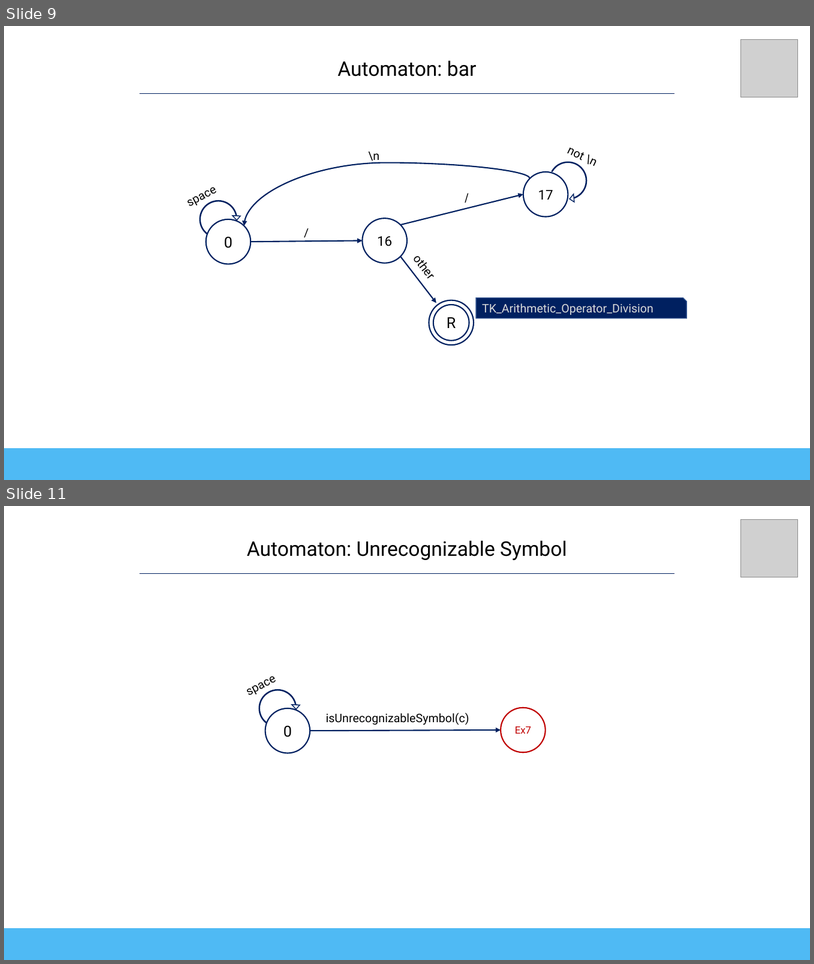
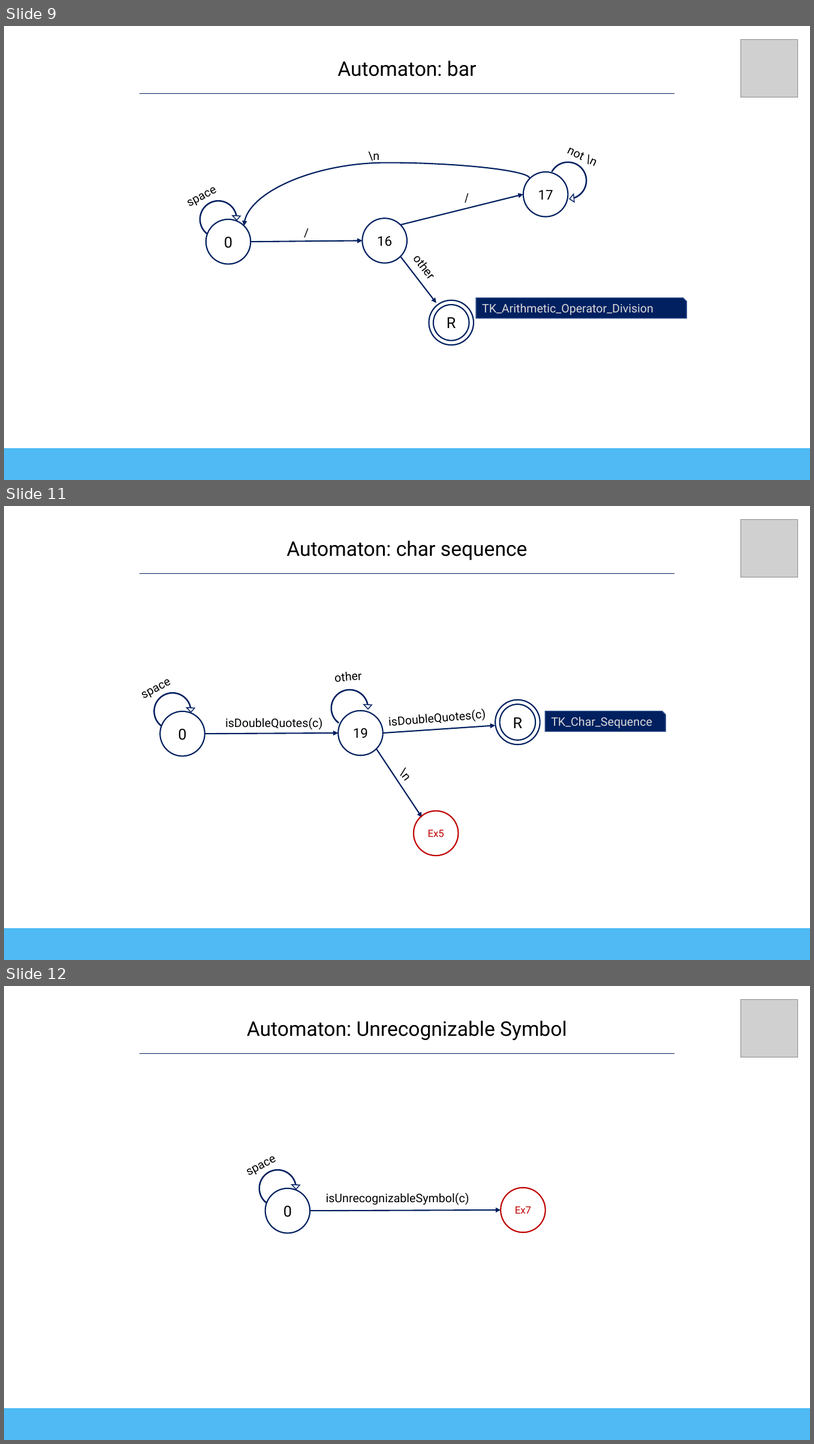
Before and after one commit to karo-txs/Pavo, a slide deck: docs/PavoAutomatons.pptx. Shown one above the other, each under a label of ours: slides 9 and 11 before the commit, slides 9, 11 and 12 after it; the slides between them are not shown. The pictures are 814x964 and 814x1444 pixels, drawn with LibreOffice and Linux fonts; fonts in the diff are those of the drawing; grey boxes stand for pictures. Boxes give left, top, right and bottom in pixels: in the first picture for what was removed or moved away, otherwise in the second. Text is boxed around its words. In the diff, an @@ line names an element or a change of style, - is before the commit and + after.

```diff
--- a/docs/PavoAutomatons.pptx
+++ b/docs/PavoAutomatons.pptx
@@ slide 11 added at [4,506,810,960], background #FFFFFF @@
@@ picture added at [741,519,798,577] @@
@@ text added at [287,540,528,560], 24 pt, text #000000 @@
+Automaton: char sequence
@@ line added from (140, 574) to (675, 574), #002060 0.5 pt @@
@@ text added at [131,666,185,707], 14 pt, text #000000 @@
+space
@@ circular arrow added at [327,685,372,730], outline #002060 1 pt @@
@@ text added at [335,672,362,682], 14 pt, text #000000 @@
+other
@@ circular arrow added at [150,688,195,733], outline #002060 1 pt @@
@@ donut added at [496,700,540,744], outline #002060 1.5 pt, 18 pt, text #000000 @@
+R
@@ ellipse added at [160,711,205,756], outline #002060 1.5 pt, 18 pt, text #000000 @@
+0
@@ text added at [225,717,323,730], 14 pt, text #000000 @@
+isDoubleQuotes(c)
@@ ellipse added at [339,711,383,755], outline #002060 1.5 pt, 16 pt, text #000000 @@
+19
@@ text added at [466,708,486,721], 14 pt, text #000000 @@
+isDoubleQuotes(c)
@@ snip rect added at [545,711,666,732], fill #002060, outline #325491 1 pt @@
@@ text added at [551,717,653,728], 14 pt, text #D9D9D9 @@
+TK_Char_Sequence
@@ arrow added from (205, 733) to (339, 733), #002060 1.5 pt @@
@@ arrow added from (383, 733) to (496, 726), #002060 1.5 pt @@
@@ arrow added from (377, 748) to (422, 817), #002060 1.5 pt @@
@@ text added at [396,773,414,781], 14 pt, text #000000 @@
+\n
@@ ellipse added at [414,811,459,856], outline #C00000 1.5 pt, 12 pt, text #C00000 @@
+Ex5
@@ rectangle added at [4,928,810,960], fill #4FBAF4 @@
@@ what was slide 11 is now slide 12 @@
```
Also in this commit, not shown: 2 slides changed, 1 other file.
